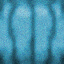
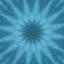
Comparing the layer stacks of the two w=64, h=64 images. Changes:
painted on "New Pumpkin Side 64x copy" over [left=0, top=0, right=64, bottom=64]
